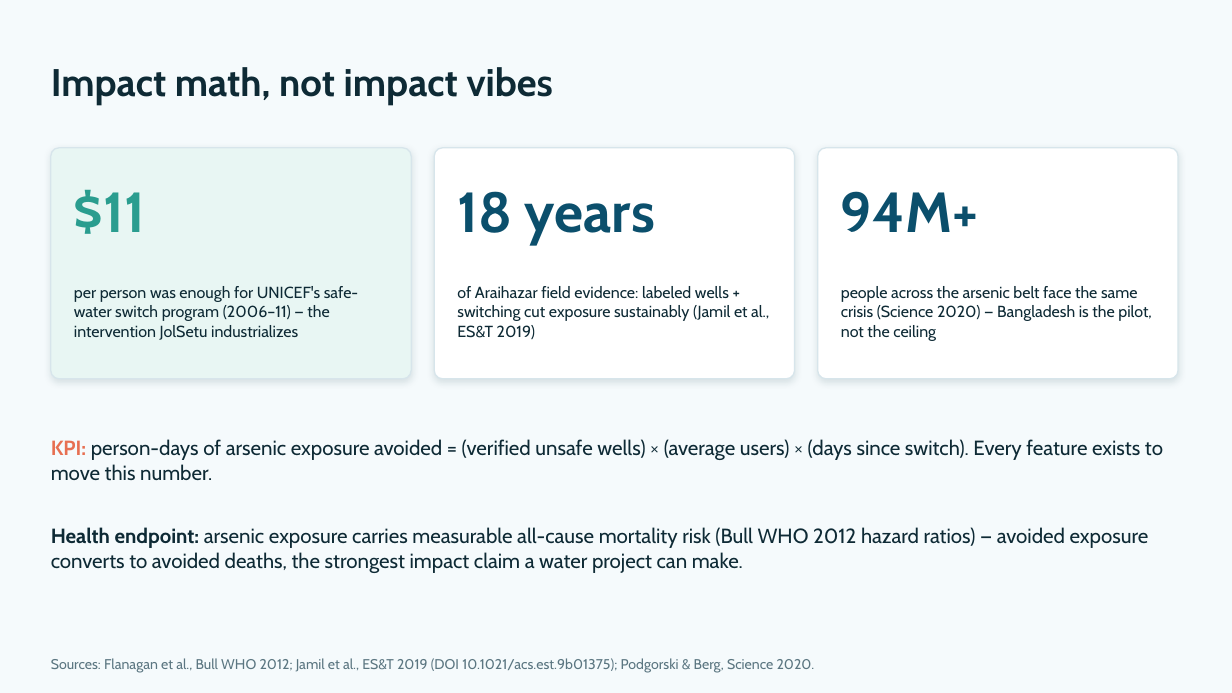
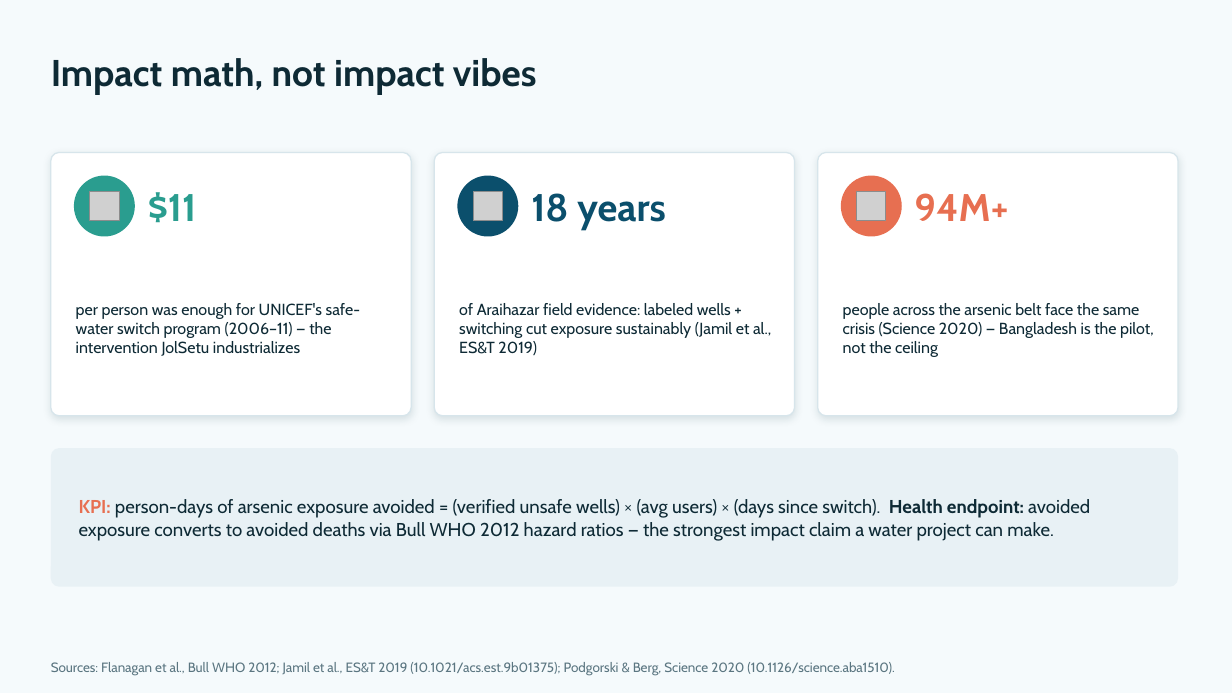
Before and after one commit to rudra496/jolsetu, a slide deck: slide 12 of JolSetu_Xylem2026_Pitch.pptx (slide 9 before the commit). Drawn at 1232x693 pixels with LibreOffice and Linux fonts; fonts in the diff are those of the drawing; grey boxes stand for pictures. Boxes give left, top, right and bottom in pixels: in the first picture for what was removed or moved away, otherwise in the second. Text is boxed around its words. In the diff, an @@ line names an element or a change of style, - is before the commit and + after.

```diff
--- a/JolSetu_Xylem2026_Pitch.pptx
+++ b/JolSetu_Xylem2026_Pitch.pptx
@@ text "Impact math, not impact vibes": place and size @@
-text "Impact math, not impact vibes" at <box>51,67,553,105</box>
+text "Impact math, not impact vibes" at <box>51,58,537,95</box>
@@ text "Impact math, not impact vibes" at <box>51,58,537,95</box>: size 30 to 29 pt @@
@@ rounded rectangle: place and size @@
-rounded rectangle at <box>51,148,411,379</box>
+rounded rectangle at <box>51,152,411,416</box>
@@ rounded rectangle at <box>51,152,411,416</box>: fill #E8F6F3 to #FFFFFF; proportions changed @@
@@ ellipse added at <box>74,176,135,237</box>, fill #2A9D8F @@
@@ text "$11": place and size @@
-text "$11" at <box>74,189,145,234</box>
+text "$11" at <box>148,192,197,223</box>
@@ text "$11" at <box>148,192,197,223</box>: size 44 to 30 pt @@
@@ rounded rectangle: place and size @@
-rounded rectangle at <box>434,148,795,379</box>
+rounded rectangle at <box>434,152,795,416</box>
@@ rounded rectangle at <box>434,152,795,416</box>: proportions changed @@
@@ ellipse added at <box>457,176,518,237</box>, fill #0B4F6C @@
@@ text "18 years" at <box>531,193,666,230</box>: size 44 to 30 pt @@
@@ text "18 years": place and size @@
-text "18 years" at <box>457,191,655,245</box>
+text "18 years" at <box>531,193,666,230</box>
@@ rounded rectangle at <box>818,152,1178,416</box>: proportions changed @@
@@ rounded rectangle: place and size @@
-rounded rectangle at <box>818,148,1178,379</box>
+rounded rectangle at <box>818,152,1178,416</box>
@@ ellipse added at <box>841,176,902,237</box>, fill #E76F51 @@
@@ text "94M+": place and size @@
-text "94M+" at <box>841,191,979,232</box>
+text "94M+" at <box>915,193,1009,221</box>
@@ text "94M+" at <box>915,193,1009,221</box>: size 44 to 30 pt, text colour #0B4F6C to #E76F51 @@
@@ picture added at <box>90,191,119,221</box> @@
@@ picture added at <box>473,191,503,221</box> @@
@@ picture added at <box>857,191,886,221</box> @@
@@ text "per person was enough for ...": place and size @@
-text "per person was enough for ..." at <box>74,286,358,340</box>
+text "per person was enough for ..." at <box>76,303,360,356</box>
@@ text "of Araihazar field evidence: labeled ...": place and size @@
-text "of Araihazar field evidence: labeled ..." at <box>457,286,769,339</box>
+text "of Araihazar field evidence: labeled ..." at <box>459,303,771,355</box>
@@ text "people across the arsenic belt ...": place and size @@
-text "people across the arsenic belt ..." at <box>841,286,1152,341</box>
+text "people across the arsenic belt ..." at <box>843,303,1154,357</box>
@@ text removed at <box>51,439,1163,481</box> @@
-KPI: person-days of arsenic exposure avoided = (verified unsafe wells) × (average users) × (days since switch). Every feature exists to move this number.
@@ rounded rectangle added at <box>51,448,1178,587</box>, fill #E8F1F5 @@
@@ text at <box>79,499,1090,541</box>: text changed; size 16 to 14.5 pt @@
-Health endpoint: arsenic exposure carries measurable all-cause mortality risk (Bull WHO 2012 hazard ratios) — avoided exposure converts to avoided deaths, the strongest impact claim a water project can make.
+KPI: person-days of arsenic exposure avoided = (verified unsafe wells) × (avg users) × (days since switch). Health endpoint: avoided exposure converts to avoided deaths via Bull WHO 2012 hazard ratios — the strongest impact claim a water project can make.
@@ text at <box>51,662,894,676</box>: text changed; size 11 to 10.5 pt @@
-Sources: Flanagan et al., Bull WHO 2012; Jamil et al., ES&T 2019 (DOI 10.1021/acs.est.9b01375); Podgorski & Berg, Science 2020.
+Sources: Flanagan et al., Bull WHO 2012; Jamil et al., ES&T 2019 (10.1021/acs.est.9b01375); Podgorski & Berg, Science 2020 (10.1126/science.aba1510).
```
Also in this commit, not shown: 11 other slides changed, 3 slides added, 1 slide removed, 1 other file.
